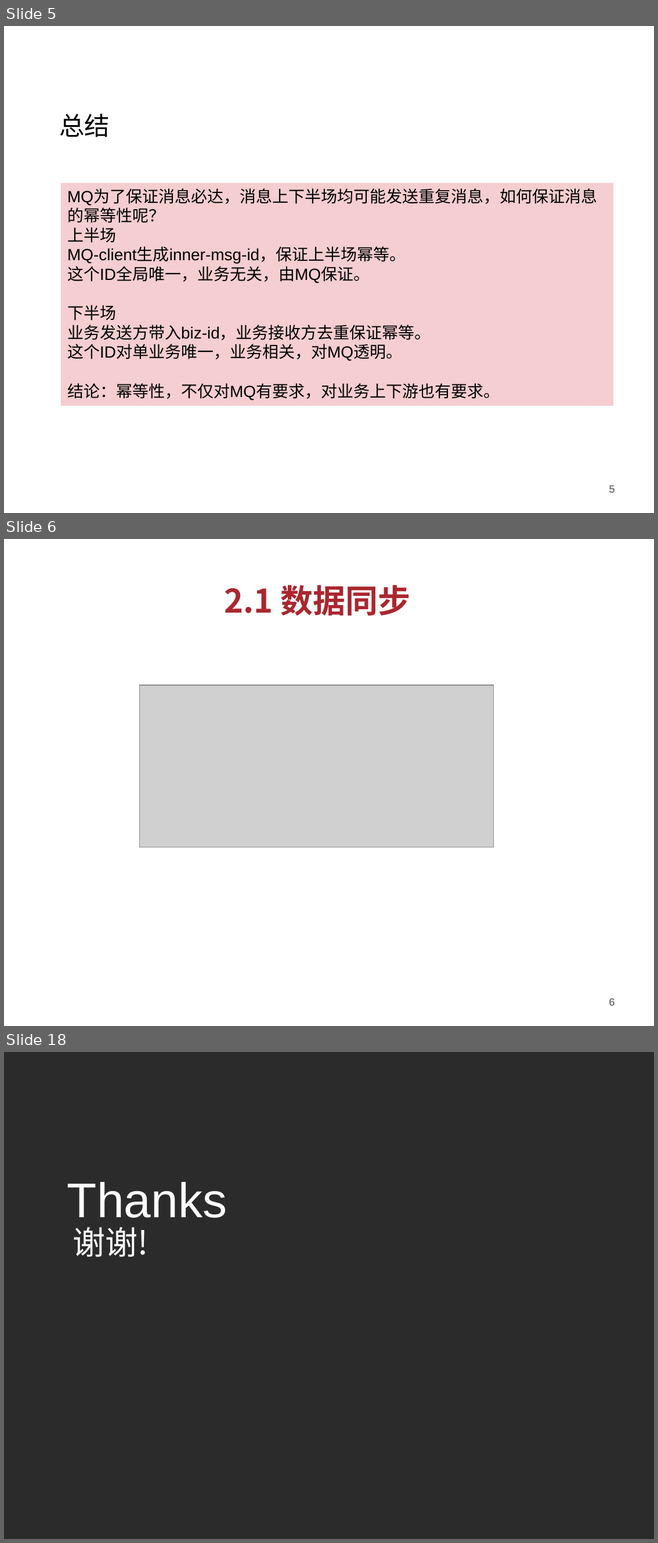
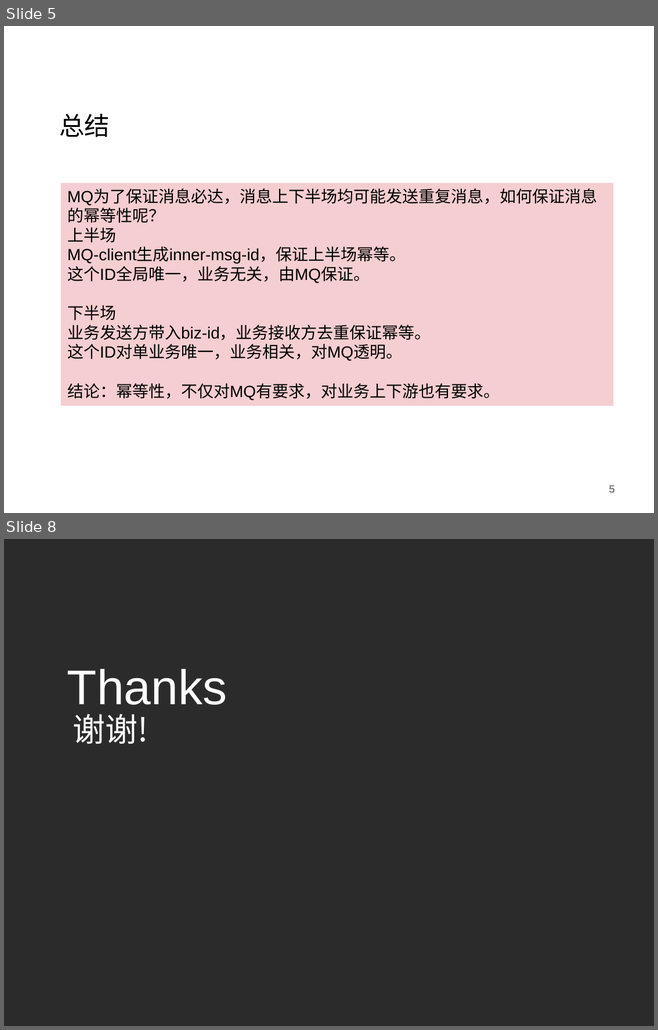
Before and after one commit to charlesmao/document, a slide deck: MQ消息总线的幂等性设计.pptx. Shown one above the other, each under a label of ours: slides 5, 6 and 18 before the commit, slides 5 and 8 after it; the slides between them are not shown. The pictures are 658x1543 and 658x1030 pixels, drawn with LibreOffice and Linux fonts; fonts in the diff are those of the drawing; grey boxes stand for pictures; background and template pictures are left out; a plain dark background stands for a picture behind light text. Boxes give left, top, right and bottom in pixels: in the first picture for what was removed or moved away, otherwise in the second. Text is boxed around its words. In the diff, an @@ line names an element or a change of style, - is before the commit and + after.

```diff
--- a/MQ消息总线的幂等性设计.pptx
+++ b/MQ消息总线的幂等性设计.pptx
@@ slide 6 removed at box(4, 539, 654, 1026), background #FFFFFF @@
@@ text removed at box(224, 585, 411, 616) @@
-2.1 数据同步
@@ picture removed at box(139, 685, 493, 848) @@
@@ page number removed at box(608, 998, 614, 1006) @@
-6
@@ what was slide 18 is now slide 8 @@
```
Also in this commit, not shown: 1 slide changed, 2 slides added, 11 other slides removed.
